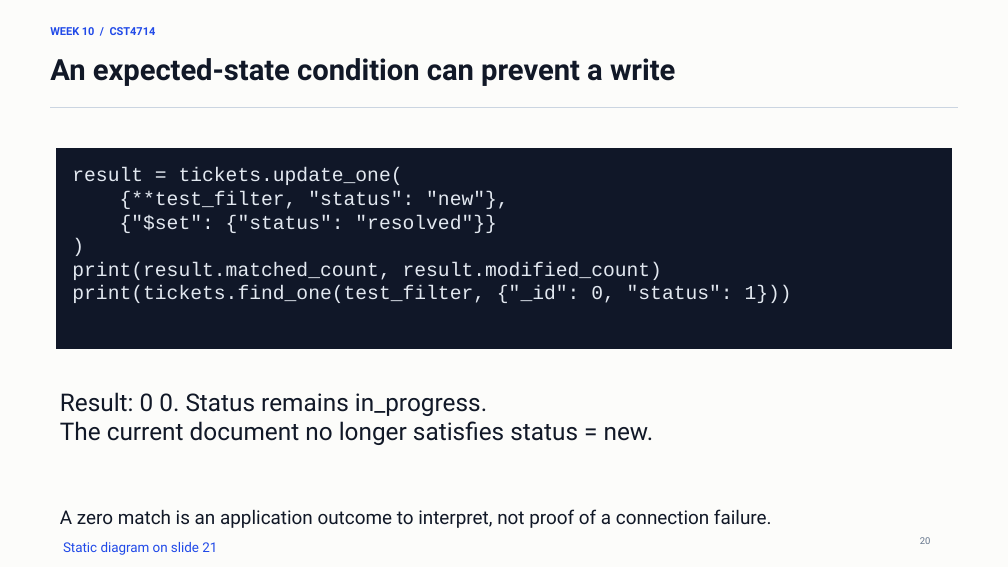
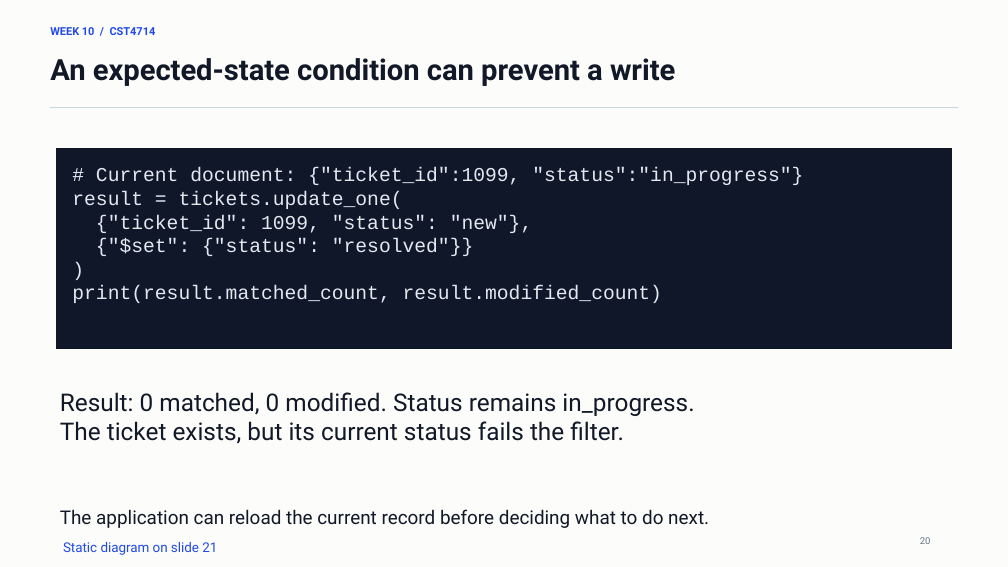
Before and after one commit to lolusername/CST4714_DB_admin, a slide deck: slide 20 of week_10/week_10_mql_document_modeling.pptx. Drawn at 1008x567 pixels with LibreOffice and Linux fonts; fonts in the diff are those of the drawing. Boxes give left, top, right and bottom in pixels: in the first picture for what was removed or moved away, otherwise in the second. Text is boxed around its words. In the diff, an @@ line names an element or a change of style, - is before the commit and + after.

```diff
--- a/week_10/week_10_mql_document_modeling.pptx
+++ b/week_10/week_10_mql_document_modeling.pptx
@@ text at (96, 168, 803, 185): paragraph added @@
+# Current document: {"ticket_id":1099, "status":"in_progress"}
@@ text at (96, 215, 533, 233): text changed @@
-{**test_filter, "status": "new"},
+{"ticket_id": 1099, "status": "new"},
@@ text at (72, 286, 792, 303): paragraph removed @@
-print(tickets.find_one(test_filter, {"_id": 0, "status": 1}))
@@ text at (60, 392, 694, 443): text changed @@
-Result: 0 0. Status remains in_progress.
-The current document no longer satisfies status = new.
+Result: 0 matched, 0 modified. Status remains in_progress.
+The ticket exists, but its current status fails the filter.
@@ text at (60, 509, 709, 528): text changed @@
-A zero match is an application outcome to interpret, not proof of a connection failure.
+The application can reload the current record before deciding what to do next.
```
Also in this commit, not shown: 27 other slides changed, 4 other files.
